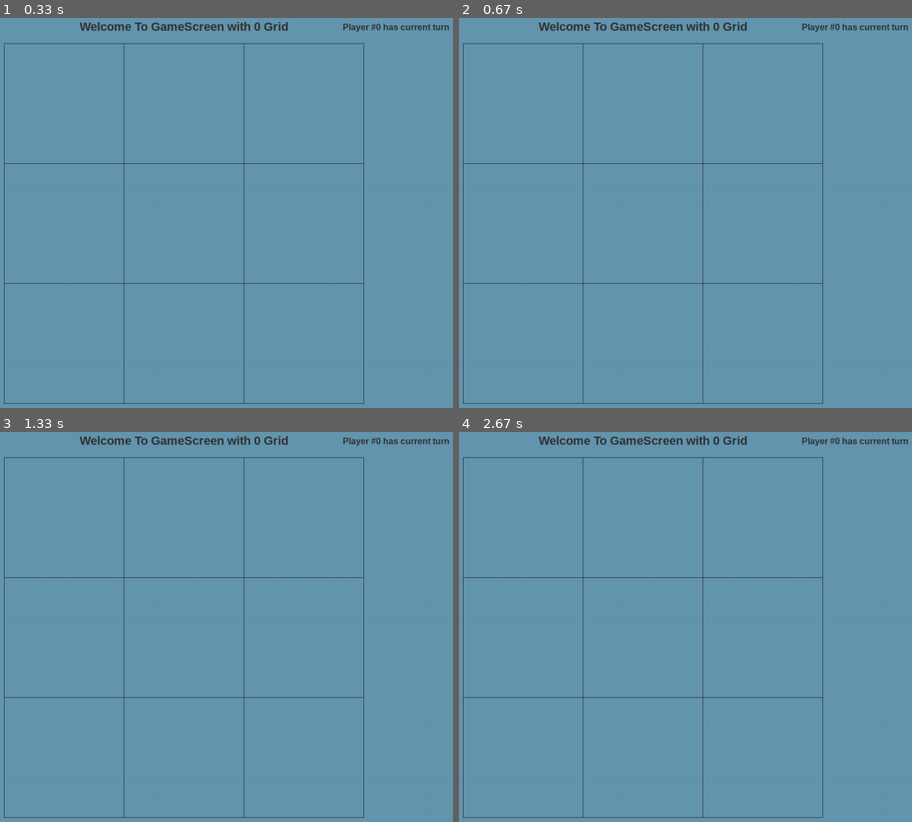
Above: before the commit, frames 1-4 (two rows, left to right).
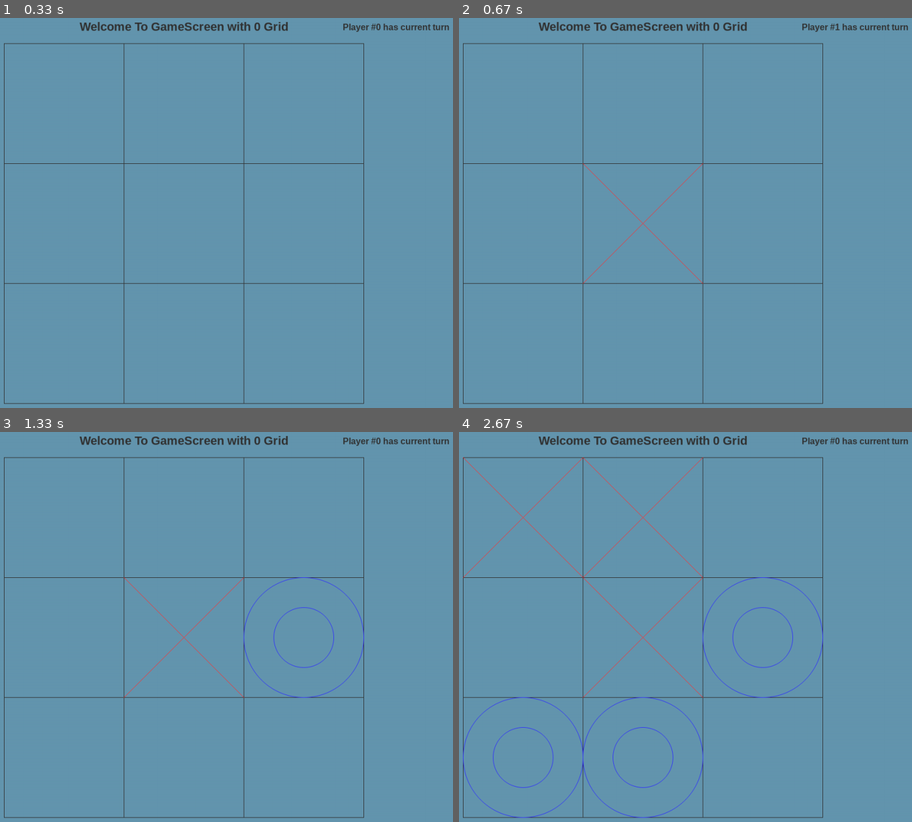
Above: after the commit, the same moments.

Repository: CoDen256/TicTacToe
Game: pygame game, started from app/TicTacToe.py
The game is run twice, just before and just after one commit, with the same random seed, the same clock (stepped at 60 frames per second) and the same inputs.
Inputs (mouse positions are in pixels of both pictures, inside the frame that each line leads up to):
- Up to frame 1 (0.33 s): no input
- Up to frame 2 (0.67 s): press the mouse at (644, 224) at 0.37 s; move the mouse to (549, 189) at 0.47 s; release the mouse at (459, 154) at 0.6 s
- Up to frame 3 (1.33 s): click (0, 716) at 0.72 s; click (353, 654) at 1.05 s
- Up to frame 4 (2.67 s): click (680, 533) at 1.38 s; click (667, 755) at 1.72 s; click (468, 510) at 2.05 s; click (513, 751) at 2.38 s

Frame 1 is identical in both runs. In frame 2, 0.2% of the frame differs, in the area x 27-85%, y 1-69%; in frame 3, 0.5%; in frame 4, 1.4%, in the area x 0-81%, y 6-99%.

Commit message:
Input from Human is registered and rendered

Diff:
--- a/app/grids/StaticGrid.py
+++ b/app/grids/StaticGrid.py
@@ -1,5 +1,6 @@
 from grids.Grid import Grid
 import pygame.gfxdraw as pydraw
+import pygame
 
 
 class StaticGrid(Grid):
@@ -17,17 +18,31 @@
 
         self.scores = [0, 0]
 
-    def updateInput(self):
-        pass
-
     def updateScore(self):
         pass
 
     def convert(self, position):
+        """ Converts absolute position to array position and returns False if unsuccessful"""
+        x, y = position
+        if not (self.x < x < self.x + self.width) or \
+           not (self.y < y < self.y + self.height):
+
+            return False
+
+        else:
+            return (self.grid_to_arr(self.surf_to_grid(position)))
+
+    def updateInput(self):
+        """ No update is needed: grid is not resizable """
         pass
 
     def add(self, value, position):
-        pass
+        # Adds particular move to a position(relative to Array), returns True if successful
+        if not self.cells[position[0]][position[1]]:
+            self.cells[position[0]][position[1]] = value
+            return True
+        else:
+            return False
 
     def render(self):
         self.renderGrid()
--- /dev/null
+++ b/app/hud/Mouse.py
@@ -0,0 +1,10 @@
+import pygame
+
+
+class Mouse():
+
+    def update():
+        pass
+
+    def is_pressed():
+        return pygame.mouse.get_pressed()[0]
--- a/app/players/Human.py
+++ b/app/players/Human.py
@@ -1,9 +1,12 @@
 from players.Player import Player
+import pygame
+from hud.Mouse import Mouse
 
 
 class Human(Player):
     def __init__(self, grid, id):
         super().__init__(grid, id)
+        self.pressed = False
 
     def onTurn(self):
         pos = self.handleInput()
@@ -11,14 +14,24 @@
         if pos is None:
             return
 
-        return makeMove(pos)
+        return self.makeMove(pos)
 
     def makeMove(self, position):
         # Convert position from absolute to cell position
         # Returns true if move is successful and cell is empty
-        pass
+        result_pos = self.grid.convert(position)
+        if result_pos:
+            return self.grid.add(self.id, result_pos)
+        else:
+            return False
 
     def handleInput(self):
         # Handle the input user provides and returns the position
         # If not input provided returns None
-        pass
+        if Mouse.is_pressed() and not self.pressed:
+            self.pressed = True
+            return pygame.mouse.get_pos()
+        if not Mouse.is_pressed():
+            self.pressed = False
+
+        return None
--- a/app/screens/GameScreen.py
+++ b/app/screens/GameScreen.py
@@ -8,6 +8,7 @@
 from players.Human import Human
 from players.Computer import Computer
 from hud.ui import HUD
+from hud.Mouse import Mouse
 
 
 class GameScreen:
@@ -32,6 +33,7 @@
         self.update_current()
 
     def handleInput(self):
+        self.grid.updateInput()
         for e in pygame.event.get():
             if e.type == pygame.QUIT:
                 self.game.quit()
@@ -44,7 +46,6 @@
                     self.game.change_screen("MainMenu")
 
     def update(self):
-        self.grid.updateInput()
         self.update_current()
 
         if not self.current.onTurn():
@@ -52,6 +53,8 @@
         else:
             self.grid.updateScore()
             self.currentPLayerNum = 1 - self.currentPLayerNum
+
+        Mouse.update()
 
     def render(self):
         self.game.window.blit(self.surface, (0, 0))
